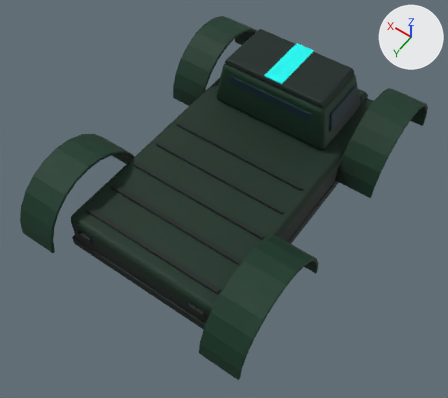
A saved change to the glTF model models/truck_body.glb.
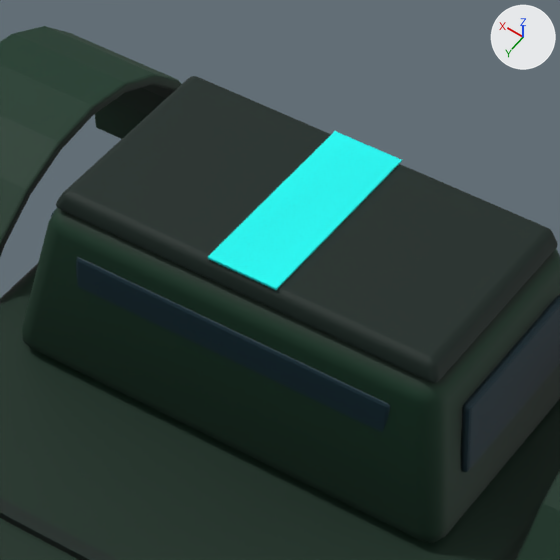
Each version appears first whole from a 50 mm camera at (-1.351, 2.029, 2.829) aimed at (-0.055, 0.215, -0.021), and next in a close-up on the part from 47% to 79% of the width and 2% to 39% of the height. Lighting does not change. The marker at upper right points along +X, +Y and +Z. The older version's two pictures come first. Vertices at exactly the same position are counted once.

The first close-up shows 'truck_body'.
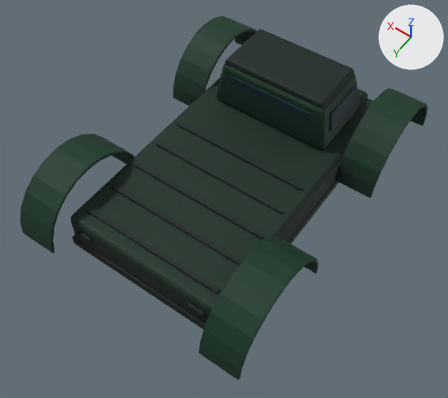
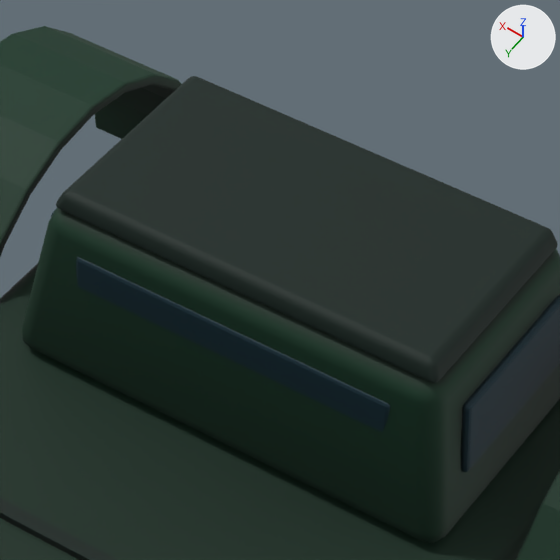
Changed parts and their boxes [x1, y1, x2, y2] in the close-ups (560 x 560 px):
part 1 of me_truck_body, deleted (cyan): before [208, 131, 402, 290]

The change, as a diff of the scene's bpy script:
```diff
--- a/models/truck_body.glb.py
+++ b/models/truck_body.glb.py
@@ me_truck_body @@
 # used by ob_truck_body; location = (0.0, 0.0, 0.0)
-me_truck_body.from_pydata(...)  # 1936 vertices, 3768 faces; spans x -0.74..0.74, y -1.05..1.05, z -0.18..0.46
+me_truck_body.from_pydata(...)  # 1928 vertices, 3756 faces; spans x -0.74..0.74, y -1.05..1.05, z -0.18..0.46
+# me_truck_body part 1: the loose piece of 8 vertices spanning x -0.06..0.06, y -0.7..-0.34, z 0.46 is deleted
 me_truck_body.materials.append(mat_palette)
```
